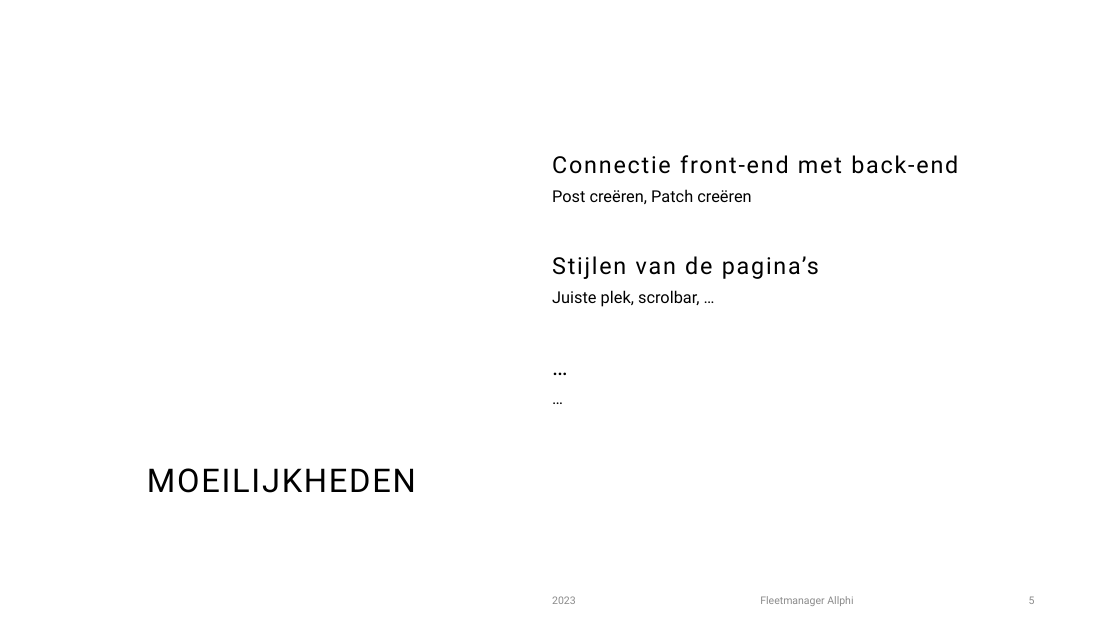
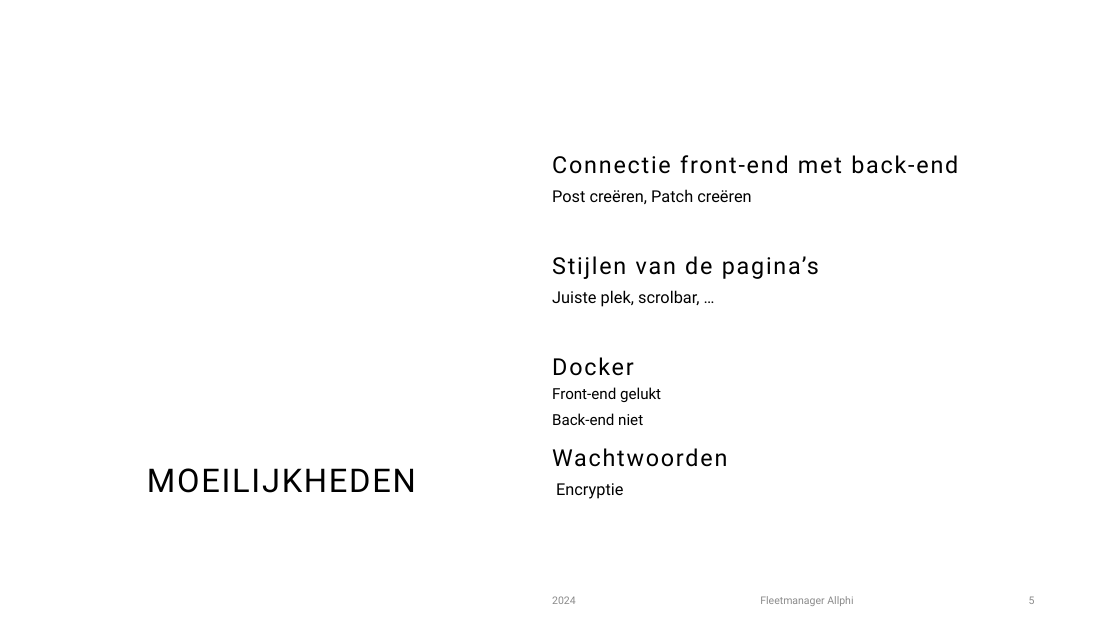
Before and after one commit to Andyke87/Groep4Fleetmanager, a slide deck: slide 5 of Fleetmanager.pptx. Drawn at 1120x630 pixels with LibreOffice and Linux fonts; fonts in the diff are those of the drawing; background and template pictures are left out. Boxes give left, top, right and bottom in pixels: in the first picture for what was removed or moved away, otherwise in the second. Text is boxed around its words. In the diff, an @@ line names an element or a change of style, - is before the commit and + after.

```diff
--- a/Fleetmanager.pptx
+++ b/Fleetmanager.pptx
@@ text at [552, 357, 634, 376]: text changed @@
-…
+Docker
@@ text at [552, 387, 661, 425]: text changed; size 14 to 12.9 pt @@
-…
+Front-end gelukt
+Back-end niet
@@ text added at [552, 448, 727, 467], 20 pt, text #000000 @@
+Wachtwoorden
@@ text added at [556, 483, 623, 499], 14 pt, text #000000 @@
+Encryptie
@@ text at [552, 596, 576, 604]: text changed @@
-2023
+2024
```
Also in this commit, not shown: 8 other slides changed, 2 slides added, 56 other files.
